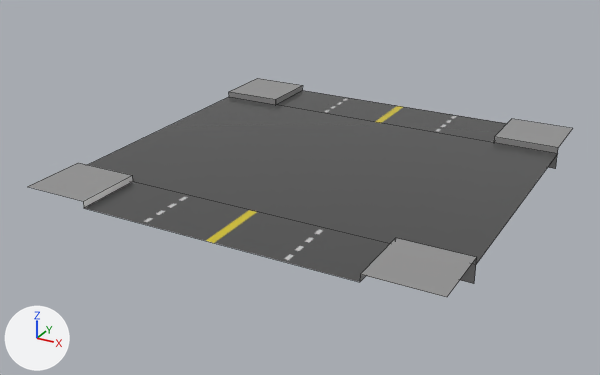
A saved change to the FBX model OverlordProject/Resources/Meshes/Roads/Model_1.fbx.
Rendered twice from a camera (50 mm lens) standing at (0.211, -0.413, 0.186) and looking at (-0.01, -0.011, -0.015). Lighting does not change. The marker at lower left points along +X, +Y and +Z. Mesh edges are drawn as thin lines. Where no turn or scale is listed for an object, it has been applied to the vertices.

In view in the first picture: 'Model_0'.
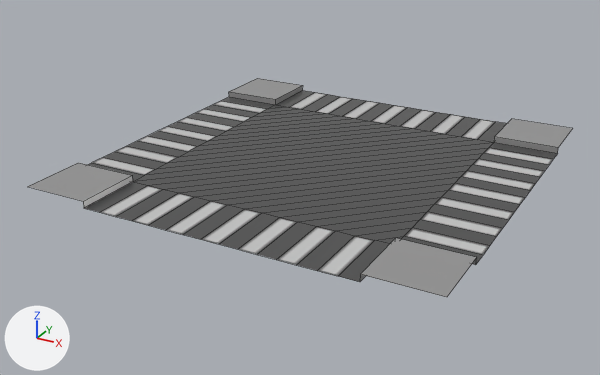
Where the change shows, as pixel boxes [x1, y1, x2, y2] in the pictures (600 x 375 px):
part 1 of me_mesh, built on: before [90, 92, 558, 284]; after [90, 92, 558, 282]

The edits, one by one:
me_mesh is used by ob_model_0.
me_mesh had 36 vertices, 15 faces and spanned x -0.12..0.12, y -0.12..0.12, z -0.01..0.004.
me_mesh now has 140 vertices, 102 faces and spans x -0.12..0.12, y -0.12..0.12, z 0.0..0.004.
Part 1, on me_mesh:
8 vertices are removed from x -0.12..0.12, y -0.08..0.08, z -0.01.
7 faces are deleted.
112 vertices are added at x -0.12..0.12, y -0.12..0.12, z 0.0.
94 new faces join them.
